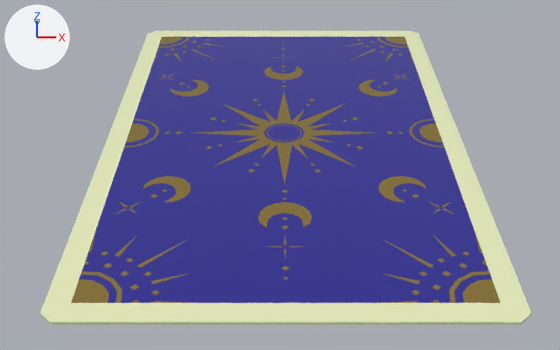
What one commit did to the Blender file ewu_oct_2023_gamejam/res/models/tarot_cards.blend.
Camera for both pictures: a 50 mm camera at (-0.03, -5.37, 2.97) aimed at (-0.03, -0.17, -0.28). The axes (+X, +Y, +Z) are drawn at upper left. The lights are the same throughout.
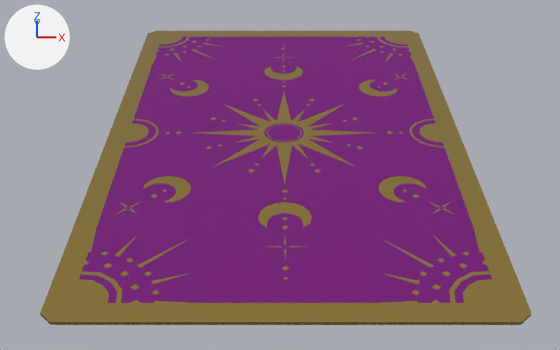
Where the change shows, as pixel boxes [x1, y1, x2, y2] in the pictures (560 x 350 px):
'Cube', recoloured, surface changed (blue to purple)
    both: [40, 31, 531, 325]

Edits to the bpy script that builds the scene:
```text
Change mat_cardborder:
    mat_cardborder.base_color: (0.798, 0.841, 0.505) -> (0.527, 0.376, 0.0999)  # yellow #e7ecbc -> yellow #c0a559
    mat_cardborder.metallic: 0.0 -> 1.0
Change mat_cardbackbody:
    mat_cardbackbody.base_color: (0.0224, 0.019, 0.281) -> (0.171, 0.0, 0.179)  # blue #292690 -> dark purple #730075
```
